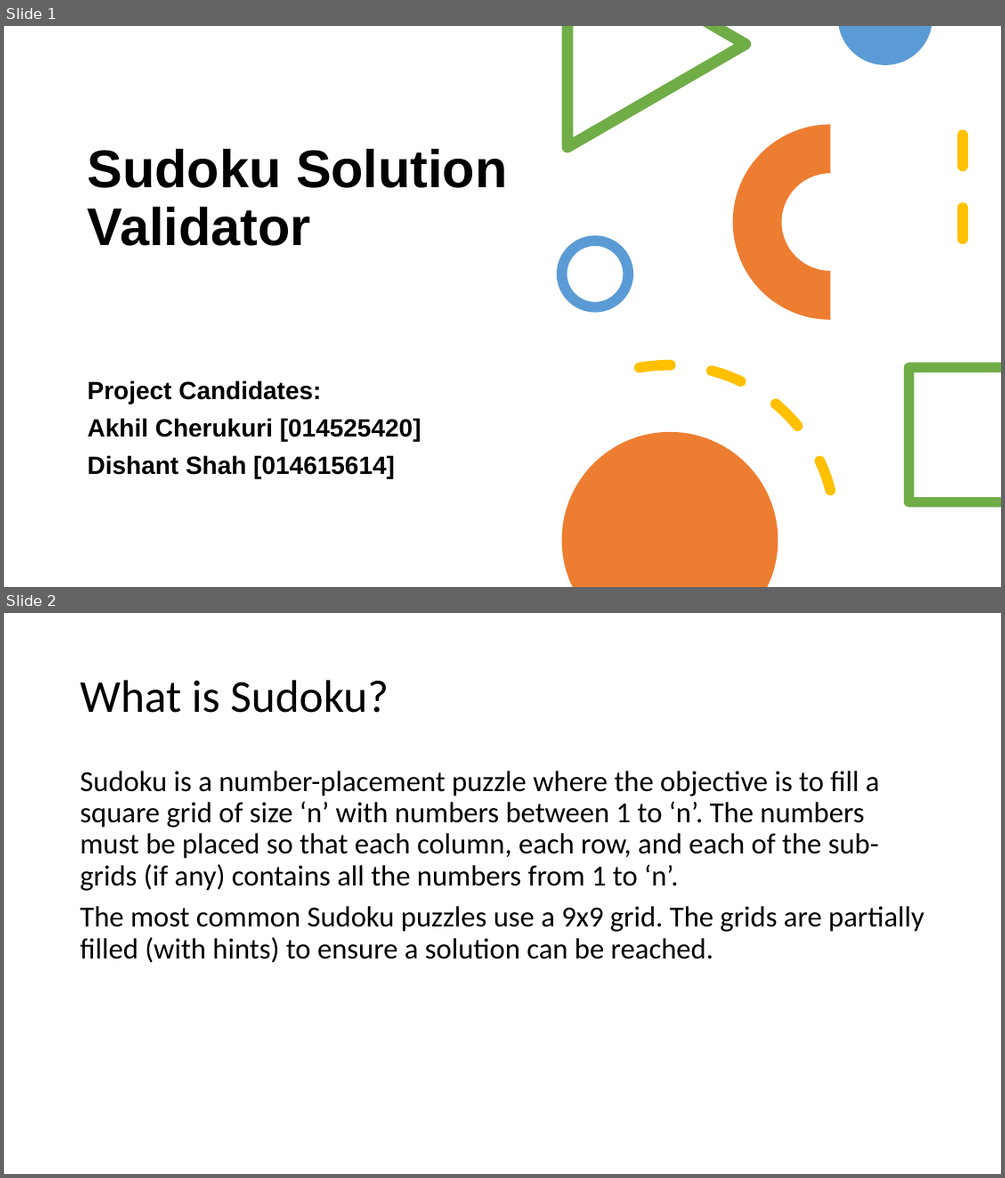
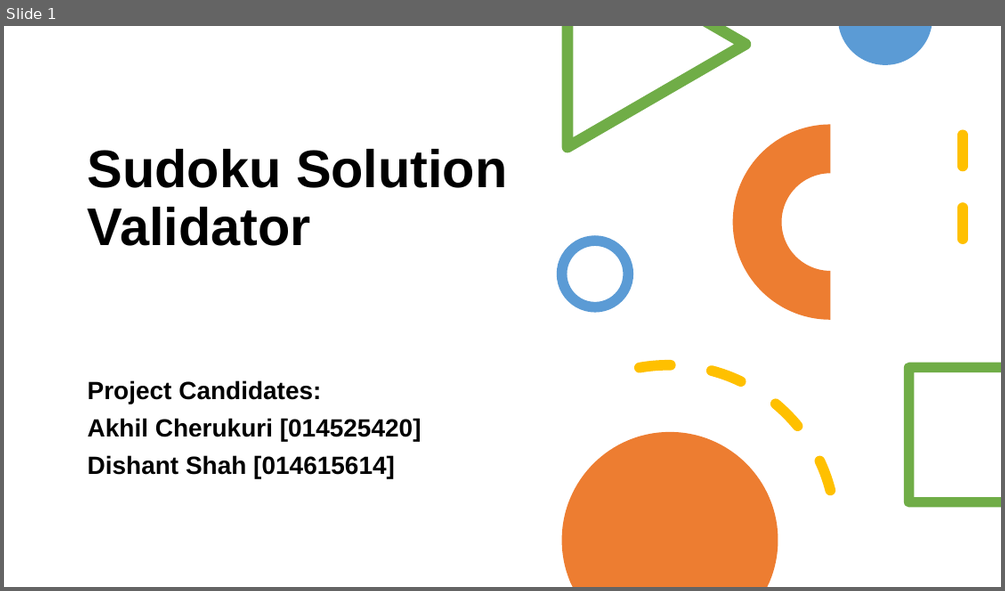
Before and after one commit to akhilcherukuri/Operating-Systems-Design, a slide deck: 180C Project Presentation - Group12.pptx. Shown one above the other, each under a label of ours: slides 1 and 2 before the commit, slide 1 after it. The pictures are 1005x1178 and 1005x591 pixels, drawn with LibreOffice and Linux fonts; fonts in the diff are those of the drawing. Boxes give left, top, right and bottom in pixels: in the first picture for what was removed or moved away, otherwise in the second. Text is boxed around its words. In the diff, an @@ line names an element or a change of style, - is before the commit and + after.

```diff
--- a/180C Project Presentation - Group12.pptx
+++ b/180C Project Presentation - Group12.pptx
@@ slide 2 removed at [4,613,1001,1174], background #FFFFFF @@
@@ title removed at [80,680,388,713] @@
-What is Sudoku?
@@ text removed at [80,771,924,963] @@
-Sudoku is a number-placement puzzle where the objective is to fill a square grid of size ‘n’ with numbers between 1 to ‘n’. The numbers must be placed so that each column, each row, and each of the sub-grids (if any) contains all the numbers from 1 to ‘n’.
-The most common Sudoku puzzles use a 9x9 grid. The grids are partially filled (with hints) to ensure a solution can be reached.
```
Also in this commit, not shown: 10 slides added, 1 other file.
